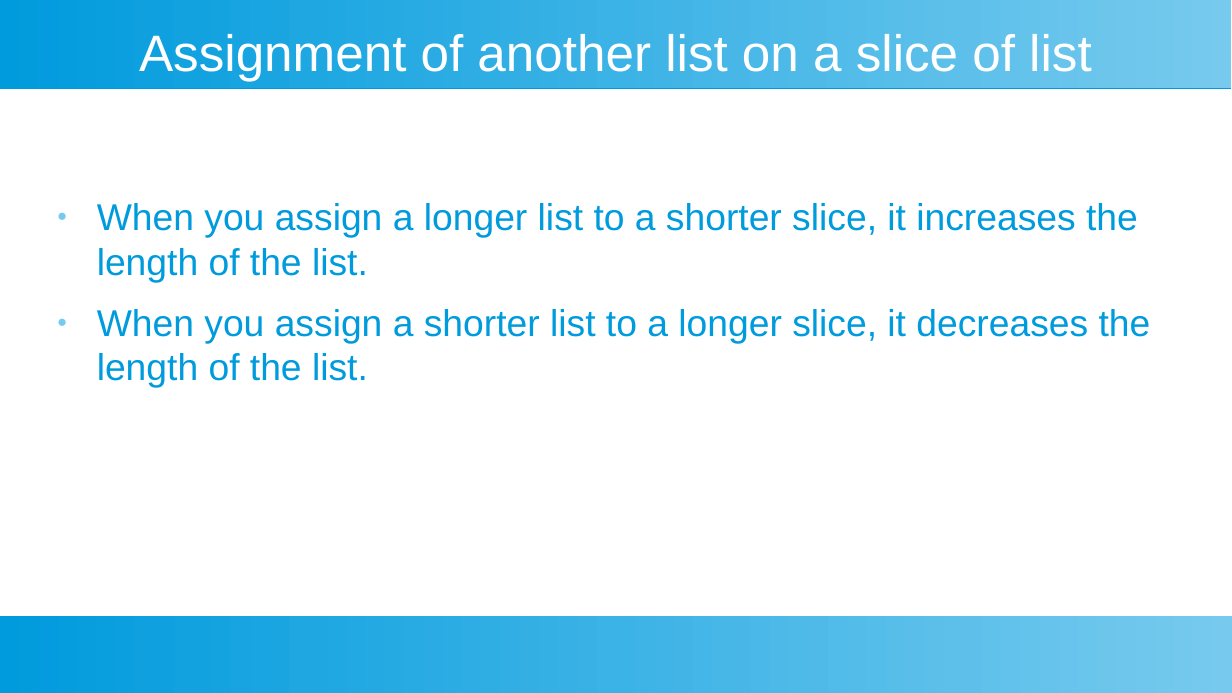
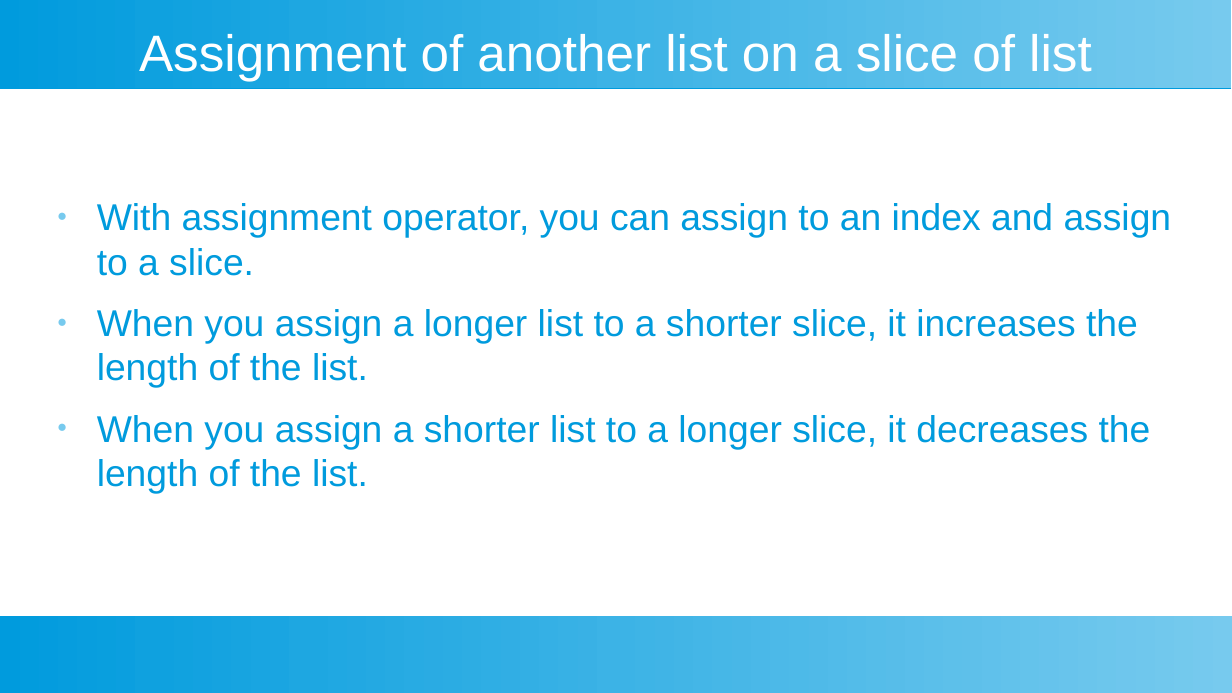
Before and after one commit to ashishjain1547/public_lessons_in_python, a slide deck: slide 13 of Ch 8 - Lists/List.odp (slide 9 before the commit). Drawn at 1232x693 pixels with LibreOffice and Linux fonts; fonts in the diff are those of the drawing. Boxes give left, top, right and bottom in pixels: in the first picture for what was removed or moved away, otherwise in the second. Text is boxed around its words. In the diff, an @@ line names an element or a change of style, - is before the commit and + after.

```diff
--- a/Ch 8 - Lists/List.odp
+++ b/Ch 8 - Lists/List.odp
@@ text at [97, 203, 1172, 276]: paragraph added @@
+● With assignment operator, you can assign to an index and assign to a slice.
```
Also in this commit, not shown: 5 other slides changed, 10 slides added, 20 other files.
